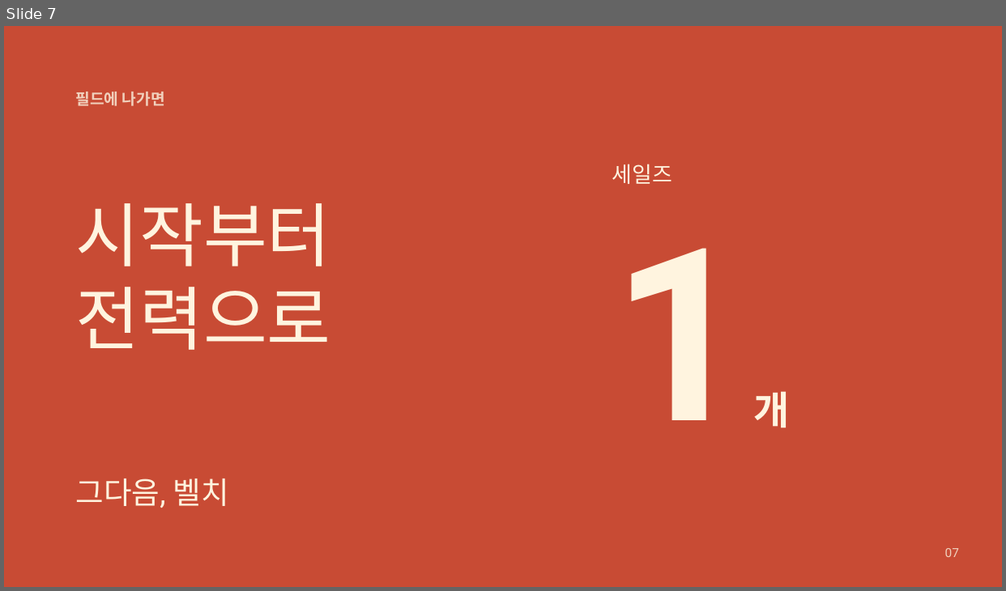
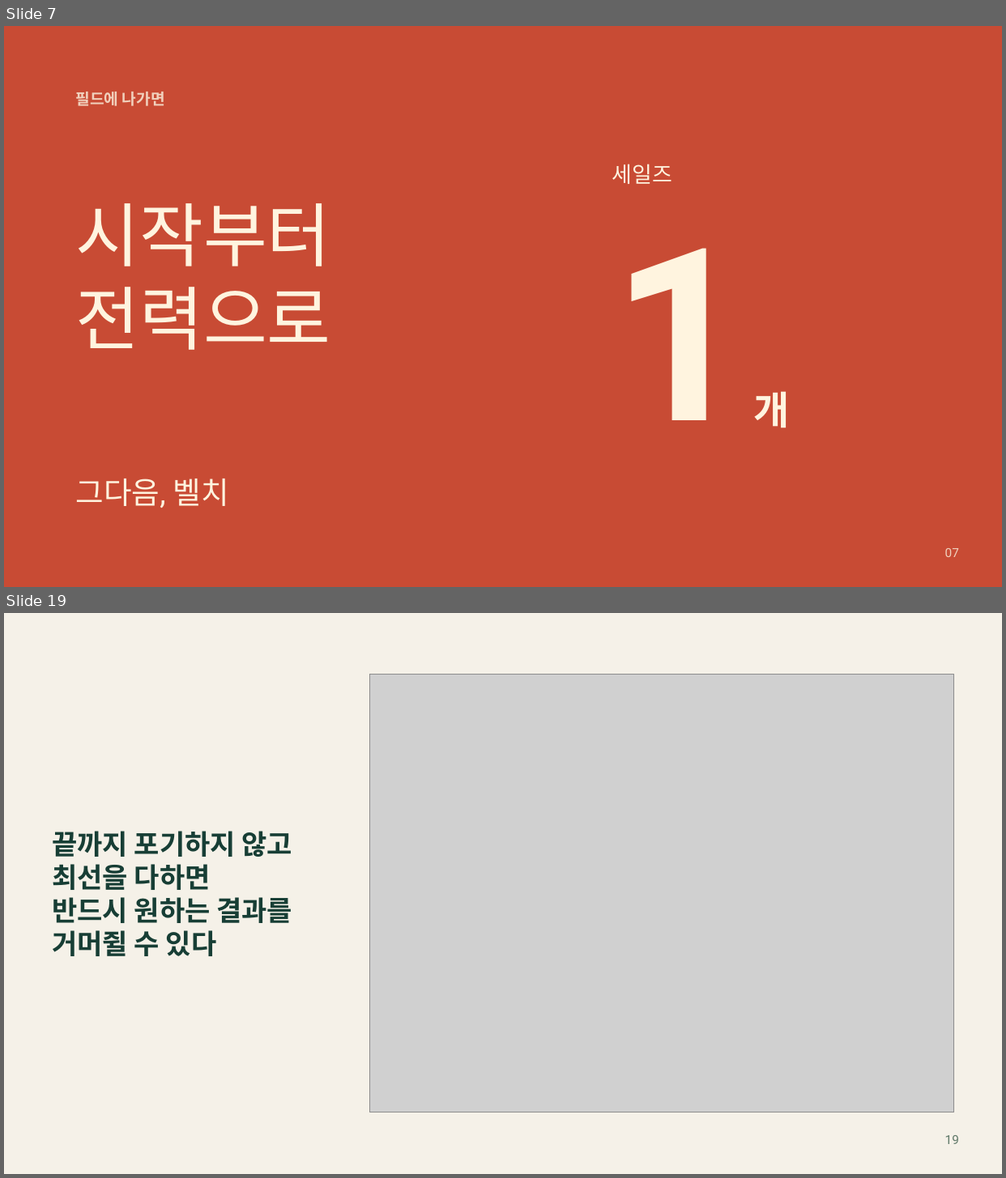
Before and after one commit to jaeyoung5178-bot/Presence, a slide deck: education/mentality/nozero400/NoZero-400Days.pptx. Shown one above the other, each under a label of ours: slide 7 before the commit, slides 7 and 19 after it; the slides between them are not shown. The pictures are 1006x591 and 1006x1178 pixels, drawn with LibreOffice and Linux fonts; fonts in the diff are those of the drawing; grey boxes stand for pictures. Boxes give left, top, right and bottom in pixels: in the first picture for what was removed or moved away, otherwise in the second. Text is boxed around its words. In the diff, an @@ line names an element or a change of style, - is before the commit and + after.

```diff
--- a/education/mentality/nozero400/NoZero-400Days.pptx
+++ b/education/mentality/nozero400/NoZero-400Days.pptx
@@ slide 19 added at [4,613,1002,1174], background #F5F1E8 @@
@@ picture added at [370,675,955,1113] @@
@@ text added at [52,831,293,956], 26.5 pt, text #173E35, bold @@
+끝까지 포기하지 않고
+최선을 다하면
+반드시 원하는 결과를
+거머쥘 수 있다
@@ text added at [945,1135,959,1144], 12 pt, text #607969 @@
+19
```
Also in this commit, not shown: 9 slides changed, 4 other slides added, 2 slides removed, 10 other files.
